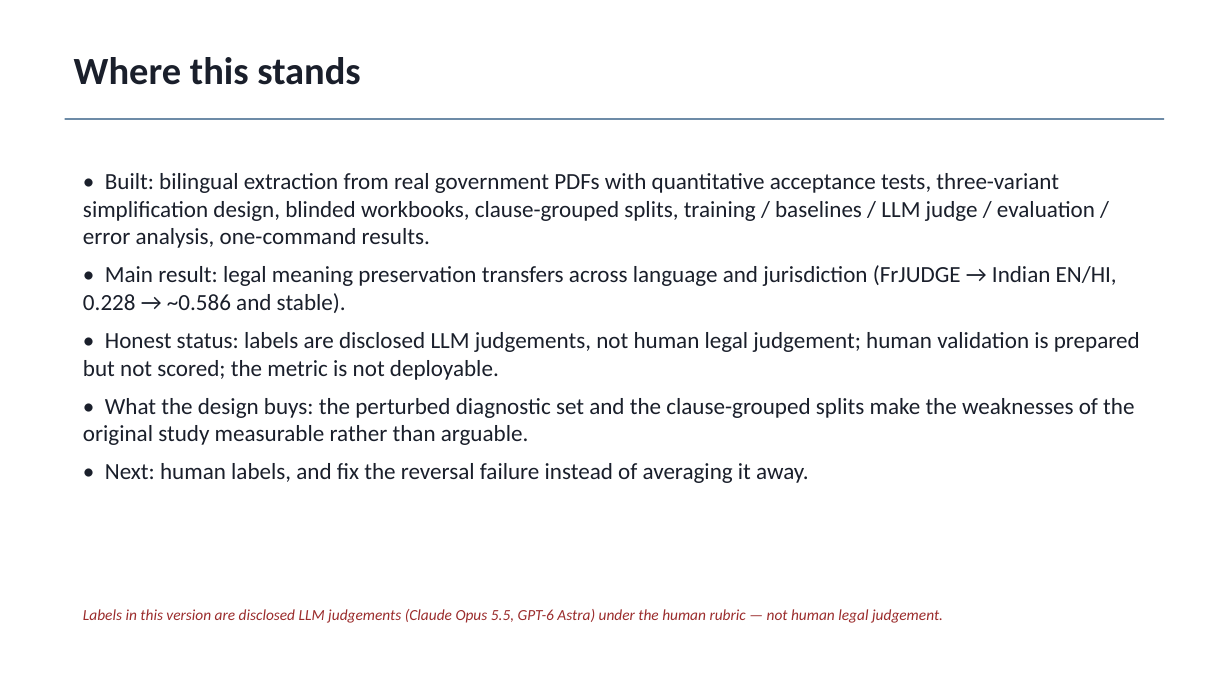
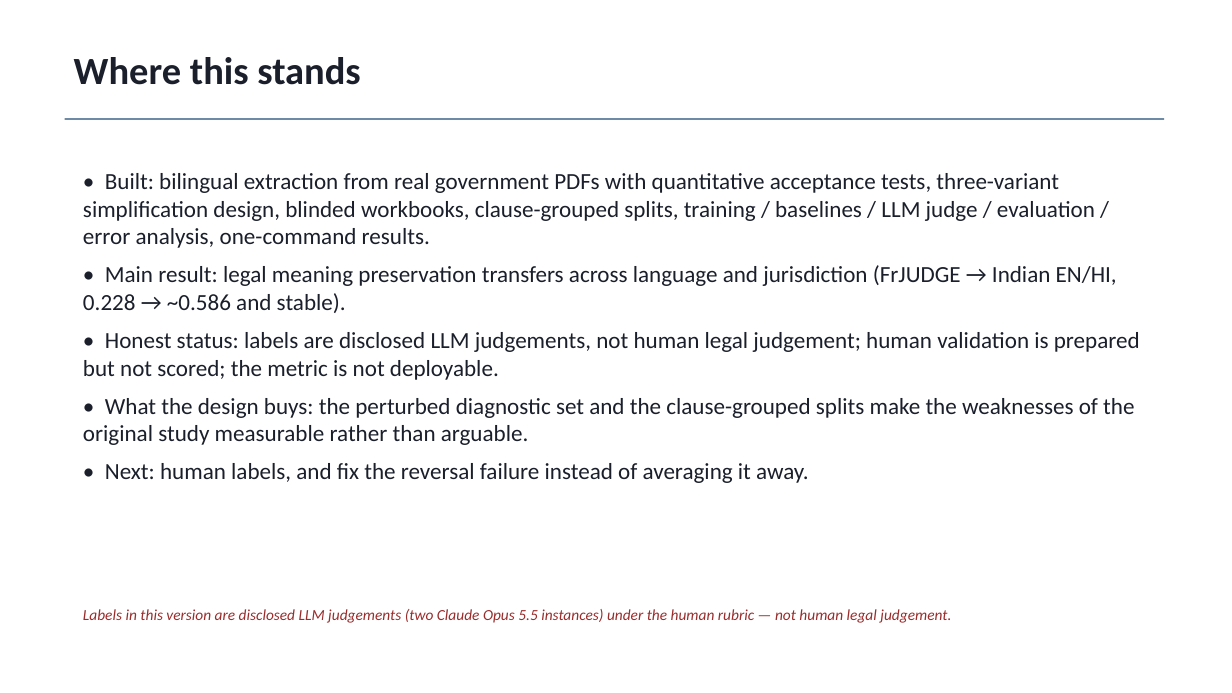
Before and after one commit to atharv-0509/legal-meaning-preservation-hi-en, a slide deck: slide 20 of paper/out/LMP_slides.pptx (slide 19 before the commit). Drawn at 1232x693 pixels with LibreOffice and Linux fonts; fonts in the diff are those of the drawing. Boxes give left, top, right and bottom in pixels: in the first picture for what was removed or moved away, otherwise in the second. Text is boxed around its words. In the diff, an @@ line names an element or a change of style, - is before the commit and + after.

```diff
--- a/paper/out/LMP_slides.pptx
+++ b/paper/out/LMP_slides.pptx
@@ text at <box>83,609,951,623</box>: text changed @@
-Labels in this version are disclosed LLM judgements (Claude Opus 5.5, GPT-6 Astra) under the human rubric — not human legal judgement.
+Labels in this version are disclosed LLM judgements (two Claude Opus 5.5 instances) under the human rubric — not human legal judgement.
```
Also in this commit, not shown: 2 other slides changed, 1 slide added, 3 other files.
